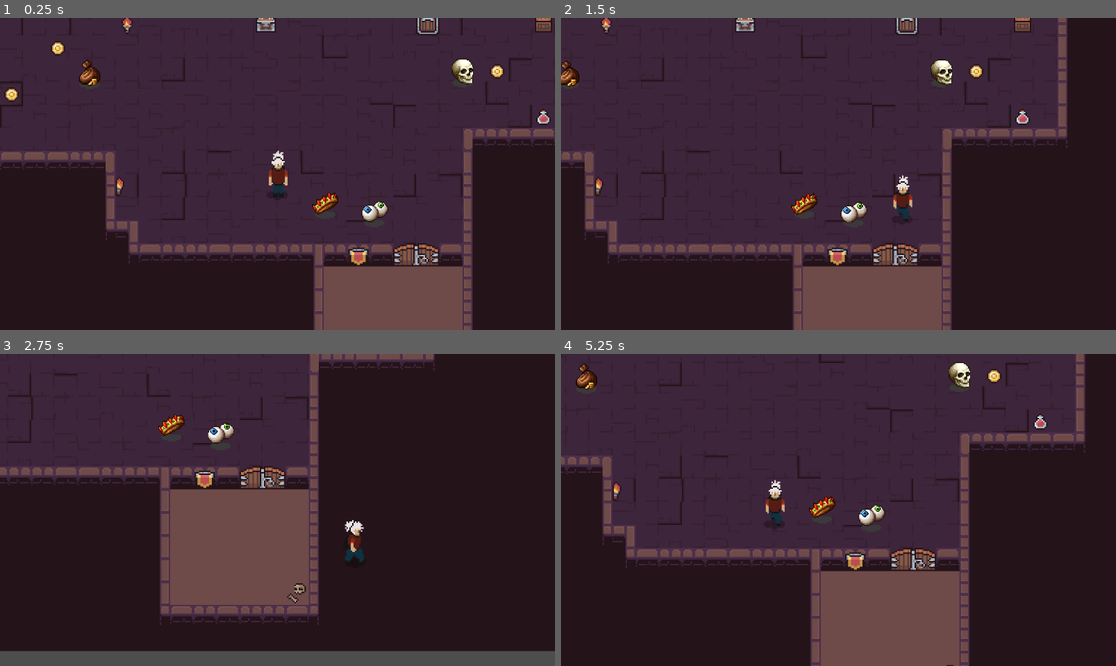
Above: before the commit, frames 1-4 (two rows, left to right).
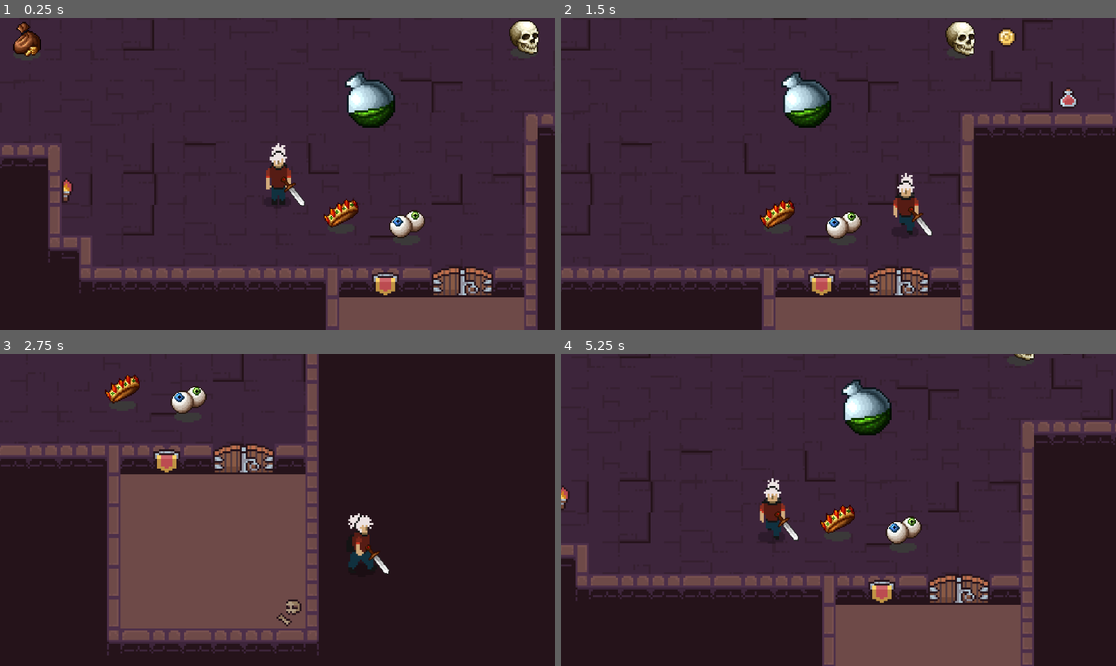
Above: after the commit, the same moments.

Repository: Abbot1227/igruha
Game: Godot game, scene res://Scenes/main.tscn
Same seed, same stepped clock (60 frames per second), same inputs: the game is played once before the commit and once after it.
Inputs:
- Up to frame 1 (0.25 s): no input
- Up to frame 2 (1.5 s): hold D (right) 0.53-1.28 s; tap Shift (shift) at 0.6 s; tap J (attack, bound only after the commit) at 0.8, 1.35 s; hold S (down) from 1.28 s (still down)
- Up to frame 3 (2.75 s): tap Shift (shift) at 1.55 s; release S (down) at 2.03 s; hold D (right) from 2.03 s (still down); hold E (interact) from 2.03 s (still down); tap J (attack, bound only after the commit) at 2.3 s
- Up to frame 4 (5.25 s): release D (right) at 2.78 s; release E (interact) at 2.78 s; hold W (up) 2.78-3.53 s; tap Shift (shift) at 2.85, 4.35 s; hold A (left) 3.53-5.03 s; tap J (attack, bound only after the commit) at 3.6, 5.1 s; hold S (down) from 5.03 s (still down)

The runs differ from the first frame. In frame 1, 26% of the frame differs, in the area x 0-100%, y 0-100%; in frame 2, 23%; in frame 3, 22%; in frame 4, 27%.

Commit message:
added enemies

Diff:
--- /dev/null
+++ b/Resources/AbstractItem.gd
@@ -0,0 +1,13 @@
+extends Sprite2D
+class_name AbstractItem
+
+var stats: Item = null:
+	set(value):
+		stats = value
+
+		if value != null:
+			texture = value.icon
+
+func _ready() -> void:
+	# testing
+	stats = ItemDatabase.get_item("test_poison")
--- /dev/null
+++ b/Resources/Item.gd
@@ -0,0 +1,16 @@
+extends Resource
+class_name Item
+
+@export var icon: Texture2D
+@export var name: String
+
+@export_enum("Weapon", "Pickuble")
+var type: String = "Weapon"
+
+@export_multiline var description: String
+
+
+signal item_used
+
+func use_item():
+	item_used.emit()
--- /dev/null
+++ b/Resources/ItemDatabase.gd
@@ -0,0 +1,19 @@
+extends Node2D
+
+var cache: Dictionary = {}
+
+@export_dir var item_folder
+
+func _ready() -> void:
+	var folder = DirAccess.open(item_folder)
+
+	folder.list_dir_begin()
+
+	var file_name: String = folder.get_next()
+
+	while file_name != "":
+		cache[file_name] = load(item_folder + "/" + file_name)
+		file_name = folder.get_next()
+
+func get_item(ID: String):
+	return cache[ID + ".tres"]
--- /dev/null
+++ b/Resources/TestItems/test_poison.tres
@@ -0,0 +1,11 @@
+[gd_resource type="Resource" script_class="Item" load_steps=3 format=3 uid="uid://lcwoam3ixp1x"]
+
+[ext_resource type="Texture2D" uid="uid://d1a84uo53fwcr" path="res://Sprites/TestSprites/Interactables/Icon21.png" id="1_xjhb7"]
+[ext_resource type="Script" path="res://Resources/Item.gd" id="2_w1ctu"]
+
+[resource]
+script = ExtResource("2_w1ctu")
+icon = ExtResource("1_xjhb7")
+name = "Poison"
+type = "Pickuble"
+description = "Bottle with weird poison"
--- /dev/null
+++ b/Resources/abstract_item.tscn
@@ -0,0 +1,6 @@
+[gd_scene load_steps=2 format=3 uid="uid://ddce8d61dk1i6"]
+
+[ext_resource type="Script" path="res://Resources/AbstractItem.gd" id="1_1116p"]
+
+[node name="AbstractItem" type="Sprite2D"]
+script = ExtResource("1_1116p")
--- /dev/null
+++ b/Resources/item_database.tscn
@@ -0,0 +1,7 @@
+[gd_scene load_steps=2 format=3 uid="uid://djbx635tmsjqx"]
+
+[ext_resource type="Script" path="res://Resources/ItemDatabase.gd" id="1_5blic"]
+
+[node name="ItemDatabase" type="Node2D"]
+script = ExtResource("1_5blic")
+item_folder = "res://Resources/TestItems"
--- a/Scenes/TestObjects/test_money_bag.tscn
+++ b/Scenes/TestObjects/test_money_bag.tscn
@@ -5,25 +5,29 @@
 [ext_resource type="PackedScene" uid="uid://vu6rn1jc6154" path="res://Scenes/Interactions/interaction_area.tscn" id="2_3pn0g"]
 [ext_resource type="Texture2D" uid="uid://cipyta5nvw3qr" path="res://Sprites/TestSprites/New Piskel-1.png.png" id="4_twnw1"]
 
-[sub_resource type="Shader" id="Shader_sisos"]
+[sub_resource type="Shader" id="Shader_bpbdm"]
 code = "shader_type canvas_item;
 
 uniform bool enable_outline = false;
 uniform vec4 outline_color: source_color;
+uniform float line_thickness : hint_range(0, 10) = 1.0;
 
 void fragment() {
 	vec4 texture_color = texture(TEXTURE, UV);
 	if (enable_outline) {
-		float size_x = 1.0/float(textureSize(TEXTURE, 0).x);
-		float size_y = 1.0/float(textureSize(TEXTURE, 0).y);
-		vec4 sprite_color = texture(TEXTURE, UV);
-		float alpha = -4.0 * sprite_color.a;
-		alpha += texture(TEXTURE, UV + vec2(size_x, 0)).a;
-		alpha += texture(TEXTURE, UV + vec2(-size_x, 0)).a;
-		alpha += texture(TEXTURE, UV + vec2(0, size_y)).a;
-		alpha += texture(TEXTURE, UV + vec2(0, -size_y)).a;
-		vec4 final_color = mix(sprite_color, outline_color, clamp(alpha, 0.0, 1.0));
-		COLOR = vec4(final_color.rgb, clamp(abs(alpha) + sprite_color.a, 0.0, 1.0));
+		vec2 size = TEXTURE_PIXEL_SIZE * line_thickness;
+		float outline = texture(TEXTURE, UV + vec2(-size.x, 0)).a;
+		outline += texture(TEXTURE, UV + vec2(0, size.y)).a;
+		outline += texture(TEXTURE, UV + vec2(size.x, 0)).a;
+		outline += texture(TEXTURE, UV + vec2(0, -size.y)).a;
+		outline += texture(TEXTURE, UV + vec2(-size.x, size.y)).a;
+		outline += texture(TEXTURE, UV + vec2(size.x, size.y)).a;
+		outline += texture(TEXTURE, UV + vec2(-size.x, -size.y)).a;
+		outline += texture(TEXTURE, UV + vec2(size.x, -size.y)).a;
+		outline = min(outline, 1.0);
+
+		vec4 color = texture(TEXTURE, UV);
+		COLOR = mix(color, outline_color, outline - color.a);
 	} else {
 		COLOR = texture_color;
 	}
@@ -32,14 +36,16 @@
 
 [sub_resource type="ShaderMaterial" id="ShaderMaterial_4016d"]
 resource_local_to_scene = true
-shader = SubResource("Shader_sisos")
+shader = SubResource("Shader_bpbdm")
 shader_parameter/enable_outline = false
 shader_parameter/outline_color = Color(1, 1, 1, 1)
+shader_parameter/line_thickness = 0.775
 
 [sub_resource type="CircleShape2D" id="CircleShape2D_x8eb2"]
 radius = 17.0
 
 [node name="TestMoneyBag" type="Node2D"]
+y_sort_enabled = true
 script = ExtResource("1_wpppp")
 
 [node name="Sprite2D" type="Sprite2D" parent="."]
--- a/Scenes/main.tscn
+++ b/Scenes/main.tscn
@@ -7,6 +7,8 @@
 [ext_resource type="Texture2D" uid="uid://dawb03uvl2b8g" path="res://Sprites/TestSprites/Interactables/Icon1.png" id="4_xefuo"]
 [ext_resource type="Texture2D" uid="uid://c76yal03fujcu" path="res://Sprites/TestSprites/Interactables/Icon13.png" id="6_rmcpb"]
 [ext_resource type="Texture2D" uid="uid://dmpnqblm2lxvv" path="res://Sprites/TestSprites/Interactables/Icon20.png" id="7_ysf0q"]
+[ext_resource type="PackedScene" uid="uid://ddce8d61dk1i6" path="res://Resources/abstract_item.tscn" id="9_o3kbi"]
+[ext_resource type="Texture2D" uid="uid://v3ldh3shpqv3" path="res://Sprites/TestSprites/background.png" id="10_87v6r"]
 
 [sub_resource type="TileSetAtlasSource" id="TileSetAtlasSource_7hmps"]
 texture = ExtResource("2_5ydum")
@@ -228,3 +230,12 @@
 [node name="TestMoneyBag4" parent="." instance=ExtResource("3_3fnbp")]
 position = Vector2(33, 21)
 item_sprite = ExtResource("7_ysf0q")
+
+[node name="Background" type="Sprite2D" parent="."]
+z_index = -10
+position = Vector2(575, -74)
+scale = Vector2(0.2, 0.2)
+texture = ExtResource("10_87v6r")
+
+[node name="AbstractItem" parent="." instance=ExtResource("9_o3kbi")]
+position = Vector2(48, -38)
--- a/Scenes/player.tscn
+++ b/Scenes/player.tscn
@@ -14,10 +14,8 @@
 [ext_resource type="Texture2D" uid="uid://bh7dhmaahb8hd" path="res://Sprites/Player/_right walk.png" id="11_qhdb1"]
 [ext_resource type="Texture2D" uid="uid://ckgav2gw4nf4m" path="res://Sprites/Player/_up walk.png" id="12_btlqh"]
 [ext_resource type="PackedScene" uid="uid://bg5lheg46251w" path="res://Scenes/dash.tscn" id="14_kp7r3"]
-
-[sub_resource type="CapsuleShape2D" id="CapsuleShape2D_qpsrn"]
-radius = 7.0
-height = 32.0
+[ext_resource type="Texture2D" uid="uid://dy0ywevv7py1u" path="res://Sprites/TestSprites/Weapons/Sword01.png" id="15_syfob"]
+[ext_resource type="Script" path="res://Scripts/Weapons/weapon.gd" id="15_uc6p2"]
 
 [sub_resource type="Shader" id="Shader_3krcf"]
 code = "shader_type canvas_item;
@@ -817,21 +815,217 @@
 states/Walk/position = Vector2(577, 100)
 transitions = ["Start", "Idle", SubResource("AnimationNodeStateMachineTransition_343gd"), "Idle", "Walk", SubResource("AnimationNodeStateMachineTransition_ypkgw"), "Walk", "Idle", SubResource("AnimationNodeStateMachineTransition_2ps8d")]
 
+[sub_resource type="RectangleShape2D" id="RectangleShape2D_8jcme"]
+size = Vector2(7, 12)
+
+[sub_resource type="SegmentShape2D" id="SegmentShape2D_i746g"]
+a = Vector2(1, -1)
+b = Vector2(-7, 7)
+
+[sub_resource type="Animation" id="Animation_tr6cs"]
+resource_name = "attack_right"
+length = 0.7
+tracks/0/type = "value"
+tracks/0/imported = false
+tracks/0/enabled = true
+tracks/0/path = NodePath(".:position")
+tracks/0/interp = 1
+tracks/0/loop_wrap = true
+tracks/0/keys = {
+"times": PackedFloat32Array(0, 0.1, 0.2, 0.3, 0.4, 0.5, 0.6),
+"transitions": PackedFloat32Array(1, 1, 1, 1, 1, 1, 1),
+"update": 0,
+"values": [Vector2(7, 10), Vector2(8, 9), Vector2(8, 7), Vector2(9, 6), Vector2(9, 4), Vector2(9, 2), Vector2(6, 0)]
+}
+tracks/1/type = "value"
+tracks/1/imported = false
+tracks/1/enabled = true
+tracks/1/path = NodePath(".:rotation")
+tracks/1/interp = 1
+tracks/1/loop_wrap = true
+tracks/1/keys = {
+"times": PackedFloat32Array(0, 0.1, 0.2, 0.3, 0.4, 0.5, 0.6),
+"transitions": PackedFloat32Array(1, 1, 1, 1, 1, 1, 1),
+"update": 0,
+"values": [1.69471, 1.2706, 0.705113, 0.280998, 0.00174533, -0.280998, -0.42237]
+}
+tracks/2/type = "value"
+tracks/2/imported = false
+tracks/2/enabled = true
+tracks/2/path = NodePath("Hitbox/CollisionShape2D:disabled")
+tracks/2/interp = 1
+tracks/2/loop_wrap = true
+tracks/2/keys = {
+"times": PackedFloat32Array(0, 0.1, 0.7),
+"transitions": PackedFloat32Array(1, 1, 1),
+"update": 1,
+"values": [true, false, true]
+}
+
+[sub_resource type="Animation" id="Animation_3bu13"]
+resource_name = "attack_left"
+length = 0.6
+tracks/0/type = "value"
+tracks/0/imported = false
+tracks/0/enabled = true
+tracks/0/path = NodePath(".:position")
+tracks/0/interp = 1
+tracks/0/loop_wrap = true
+tracks/0/keys = {
+"times": PackedFloat32Array(0, 0.1, 0.2, 0.3, 0.4, 0.5),
+"transitions": PackedFloat32Array(1, 1, 1, 1, 1, 1),
+"update": 0,
+"values": [Vector2(-1.19209e-07, 9), Vector2(-5, 10), Vector2(-10, 6), Vector2(-9, 5), Vector2(-8, 1), Vector2(-5, -3)]
+}
+tracks/1/type = "value"
+tracks/1/imported = false
+tracks/1/enabled = true
+tracks/1/path = NodePath(".:rotation")
+tracks/1/interp = 1
+tracks/1/loop_wrap = true
+tracks/1/keys = {
+"times": PackedFloat32Array(0, 0.1, 0.2, 0.3, 0.4, 0.5),
+"transitions": PackedFloat32Array(1, 1, 1, 1, 1, 1),
+"update": 0,
+"values": [2.11883, 3.10669, 3.67217, 3.95492, 4.23766, 4.80315]
+}
+tracks/2/type = "value"
+tracks/2/imported = false
+tracks/2/enabled = true
+tracks/2/path = NodePath("Hitbox/CollisionShape2D:disabled")
+tracks/2/interp = 1
+tracks/2/loop_wrap = true
+tracks/2/keys = {
+"times": PackedFloat32Array(0, 0.1, 0.6),
+"transitions": PackedFloat32Array(1, 1, 1),
+"update": 1,
+"values": [true, false, true]
+}
+
+[sub_resource type="Animation" id="Animation_bey83"]
+resource_name = "attack_down"
+
+[sub_resource type="Animation" id="Animation_43xw5"]
+resource_name = "attack_up"
+
+[sub_resource type="Animation" id="Animation_cbwb4"]
+length = 0.001
+tracks/0/type = "value"
+tracks/0/imported = false
+tracks/0/enabled = true
+tracks/0/path = NodePath(".:position")
+tracks/0/interp = 1
+tracks/0/loop_wrap = true
+tracks/0/keys = {
+"times": PackedFloat32Array(0),
+"transitions": PackedFloat32Array(1),
+"update": 0,
+"values": [Vector2(8, 9)]
+}
+tracks/1/type = "value"
+tracks/1/imported = false
+tracks/1/enabled = true
+tracks/1/path = NodePath(".:rotation")
+tracks/1/interp = 1
+tracks/1/loop_wrap = true
+tracks/1/keys = {
+"times": PackedFloat32Array(0),
+"transitions": PackedFloat32Array(1),
+"update": 0,
+"values": [1.69471]
+}
+tracks/2/type = "value"
+tracks/2/imported = false
+tracks/2/enabled = true
+tracks/2/path = NodePath("Hitbox/CollisionShape2D:disabled")
+tracks/2/interp = 1
+tracks/2/loop_wrap = true
+tracks/2/keys = {
+"times": PackedFloat32Array(0),
+"transitions": PackedFloat32Array(1),
+"update": 1,
+"values": [false]
+}
+
+[sub_resource type="Animation" id="Animation_5uyg2"]
+resource_name = "idle_right"
+tracks/0/type = "value"
+tracks/0/imported = false
+tracks/0/enabled = true
+tracks/0/path = NodePath(".:position")
+tracks/0/interp = 1
+tracks/0/loop_wrap = true
+tracks/0/keys = {
+"times": PackedFloat32Array(0),
+"transitions": PackedFloat32Array(1),
+"update": 0,
+"values": [Vector2(8, 2)]
+}
+tracks/1/type = "value"
+tracks/1/imported = false
+tracks/1/enabled = true
+tracks/1/path = NodePath(".:rotation")
+tracks/1/interp = 1
+tracks/1/loop_wrap = true
+tracks/1/keys = {
+"times": PackedFloat32Array(0),
+"transitions": PackedFloat32Array(1),
+"update": 0,
+"values": [0.0]
+}
+
+[sub_resource type="Animation" id="Animation_pbkbv"]
+resource_name = "idle_left"
+length = 0.1
+tracks/0/type = "value"
+tracks/0/imported = false
+tracks/0/enabled = true
+tracks/0/path = NodePath(".:position")
+tracks/0/interp = 1
+tracks/0/loop_wrap = true
+tracks/0/keys = {
+"times": PackedFloat32Array(0),
+"transitions": PackedFloat32Array(1),
+"update": 0,
+"values": [Vector2(-8, 2)]
+}
+tracks/1/type = "value"
+tracks/1/imported = false
+tracks/1/enabled = true
+tracks/1/path = NodePath(".:rotation")
+tracks/1/interp = 1
+tracks/1/loop_wrap = true
+tracks/1/keys = {
+"times": PackedFloat32Array(0),
+"transitions": PackedFloat32Array(1),
+"update": 0,
+"values": [4.71239]
+}
+
+[sub_resource type="AnimationLibrary" id="AnimationLibrary_s1l4h"]
+_data = {
+"RESET": SubResource("Animation_cbwb4"),
+"attack_down": SubResource("Animation_bey83"),
+"attack_left": SubResource("Animation_3bu13"),
+"attack_right": SubResource("Animation_tr6cs"),
+"attack_up": SubResource("Animation_43xw5"),
+"idle_left": SubResource("Animation_pbkbv"),
+"idle_right": SubResource("Animation_5uyg2")
+}
+
 [node name="Player" type="CharacterBody2D" groups=["player"]]
 collision_layer = 2
 script = ExtResource("1_jd4l0")
 
-[node name="CollisionShape2D" type="CollisionShape2D" parent="."]
-shape = SubResource("CapsuleShape2D_qpsrn")
-
 [node name="Anim" type="AnimatedSprite2D" parent="."]
+y_sort_enabled = true
 material = SubResource("ShaderMaterial_gy1ts")
 sprite_frames = SubResource("SpriteFrames_do5i4")
 animation = &"idle_down"
 frame = 1
 
 [node name="TestCamera" type="Camera2D" parent="."]
-zoom = Vector2(3, 3)
+zoom = Vector2(4, 4)
 position_smoothing_enabled = true
 drag_horizontal_enabled = true
 drag_vertical_enabled = true
@@ -851,3 +1045,28 @@
 parameters/Walk/blend_position = Vector2(0, 0)
 
 [node name="Dash" parent="." instance=ExtResource("14_kp7r3")]
+
+[node name="CollisionShape2D" type="CollisionShape2D" parent="."]
+position = Vector2(0.5, 10)
+shape = SubResource("RectangleShape2D_8jcme")
+
+[node name="Weapon" type="Node2D" parent="."]
+z_index = 8
+position = Vector2(8, 9)
+rotation = 1.69471
+script = ExtResource("15_uc6p2")
+
+[node name="Sprite2D" type="Sprite2D" parent="Weapon"]
+scale = Vector2(0.5, 0.5)
+texture = ExtResource("15_syfob")
+
+[node name="Hitbox" type="Area2D" parent="Weapon"]
+
+[node name="CollisionShape2D" type="CollisionShape2D" parent="Weapon/Hitbox"]
+position = Vector2(6, -6)
+shape = SubResource("SegmentShape2D_i746g")
+
+[node name="AnimationPlayer" type="AnimationPlayer" parent="Weapon"]
+libraries = {
+"": SubResource("AnimationLibrary_s1l4h")
+}
--- a/Scripts/Player/player.gd
+++ b/Scripts/Player/player.gd
@@ -10,10 +10,29 @@
 @onready var animation_state = animation_tree.get("parameters/playback")
 @onready var dash: Node2D = $Dash
 
+enum states {MOVE, ATTACK}
+var current_state = states.MOVE
+
+var direction: Vector2
+
+func _ready() -> void:
+	pass
+
 func _physics_process(_delta: float) -> void:
-	# Move in 4 directions
-	var direction: Vector2 = Input.get_vector("left", "right", "up", "down").normalized()
+	match current_state:
+		states.MOVE:
+			move()
+		states.ATTACK:
+			attack()
 
+func _process(_delta: float) -> void:
+	pass
+
+func move() -> void:
+	# Get movement direction and normalize it
+	direction = Input.get_vector("left", "right", "up", "down").normalized()
+
+	# If direction is not Vector2.ZERO
 	if direction:
 		animation_tree.set("parameters/Idle/blend_position", direction)
 		animation_tree.set("parameters/Walk/blend_position", direction)
@@ -25,13 +44,19 @@
 		var move_speed: float = dash_speed if dash.is_dashing() else speed
 
 		velocity = direction * move_speed
-		# velocity.x = move_toward(velocity.x, direction.x * move_speed, 10)
-		# velocity.y = move_toward(velocity.y, direction.y * move_speed, 10)
 	else:
 		animation_state.travel("Idle")
 		velocity = Vector2.ZERO
 
+	if Input.is_action_just_pressed("attack"):
+		current_state = states.ATTACK
+
 	move_and_slide()
 
-func _process(_delta: float) -> void:
-	pass
+func attack() -> void:
+	var weapon = $Weapon
+	weapon.play_atack(direction)
+	current_state = states.MOVE
+
+func on_states_reset() -> void:
+	current_state = states.MOVE
--- /dev/null
+++ b/Scripts/TestScripts/test_enemy.gd
@@ -0,0 +1,14 @@
+extends CharacterBody2D
+
+var speed = 50
+var player_position
+var target_position
+@onready var player = get_parent().get_node("Player")
+
+func _process(delta):
+	player_position = player.position
+	target_position = (player_position - position).normalized()
+
+	if position.distance_to(player_position) > 3:
+		velocity = target_position * speed
+		move_and_slide()
--- /dev/null
+++ b/Scripts/Weapons/weapon.gd
@@ -0,0 +1,18 @@
+extends Node2D
+class_name Weapon
+
+@onready var hitbox: Area2D = $Hitbox
+@onready var animation_player: AnimationPlayer = $AnimationPlayer
+
+@export var weapon_name: String
+@export var weight: float
+@export_multiline var description: String
+
+func play_atack(direction: Vector2) -> void:
+	if !animation_player.is_playing():
+		if direction == Vector2.ZERO:
+			animation_player.play("attack_left")
+			await animation_player.animation_finished
+			animation_player.play("idle_left")
+		elif direction.y == -1:
+			animation_player.play("attack_right")
--- a/Shaders/sprite_outline.gdshader
+++ b/Shaders/sprite_outline.gdshader
@@ -2,20 +2,24 @@
 
 uniform bool enable_outline = false;
 uniform vec4 outline_color: source_color;
+uniform float line_thickness : hint_range(0, 10) = 1.0;
 
 void fragment() {
 	vec4 texture_color = texture(TEXTURE, UV);
 	if (enable_outline) {
-		float size_x = 1.0/float(textureSize(TEXTURE, 0).x);
-		float size_y = 1.0/float(textureSize(TEXTURE, 0).y);
-		vec4 sprite_color = texture(TEXTURE, UV);
-		float alpha = -4.0 * sprite_color.a;
-		alpha += texture(TEXTURE, UV + vec2(size_x, 0)).a;
-		alpha += texture(TEXTURE, UV + vec2(-size_x, 0)).a;
-		alpha += texture(TEXTURE, UV + vec2(0, size_y)).a;
-		alpha += texture(TEXTURE, UV + vec2(0, -size_y)).a;
-		vec4 final_color = mix(sprite_color, outline_color, clamp(alpha, 0.0, 1.0));
-		COLOR = vec4(final_color.rgb, clamp(abs(alpha) + sprite_color.a, 0.0, 1.0));
+		vec2 size = TEXTURE_PIXEL_SIZE * line_thickness;
+		float outline = texture(TEXTURE, UV + vec2(-size.x, 0)).a;
+		outline += texture(TEXTURE, UV + vec2(0, size.y)).a;
+		outline += texture(TEXTURE, UV + vec2(size.x, 0)).a;
+		outline += texture(TEXTURE, UV + vec2(0, -size.y)).a;
+		outline += texture(TEXTURE, UV + vec2(-size.x, size.y)).a;
+		outline += texture(TEXTURE, UV + vec2(size.x, size.y)).a;
+		outline += texture(TEXTURE, UV + vec2(-size.x, -size.y)).a;
+		outline += texture(TEXTURE, UV + vec2(size.x, -size.y)).a;
+		outline = min(outline, 1.0);
+
+		vec4 color = texture(TEXTURE, UV);
+		COLOR = mix(color, outline_color, outline - color.a);
 	} else {
 		COLOR = texture_color;
 	}
--- /dev/null
+++ b/Weapons/weapon.tscn
@@ -0,0 +1,12 @@
+[gd_scene load_steps=2 format=3 uid="uid://cqjvghgptndd5"]
+
+[ext_resource type="Script" path="res://Scripts/Weapons/weapon.gd" id="1_tjbys"]
+
+[node name="Weapon" type="Node2D"]
+script = ExtResource("1_tjbys")
+
+[node name="Sprite2D" type="Sprite2D" parent="."]
+
+[node name="Hitbox" type="Area2D" parent="."]
+
+[node name="CollisionShape2D" type="CollisionShape2D" parent="Hitbox"]
--- a/project.godot
+++ b/project.godot
@@ -18,6 +18,7 @@
 [autoload]
 
 InteractionManager="*res://Scenes/Interactions/interaction_manager.tscn"
+ItemDatabase="*res://Resources/item_database.tscn"
 
 [input]
 
@@ -51,6 +52,11 @@
 "events": [Object(InputEventKey,"resource_local_to_scene":false,"resource_name":"","device":-1,"window_id":0,"alt_pressed":false,"shift_pressed":false,"ctrl_pressed":false,"meta_pressed":false,"pressed":false,"keycode":0,"physical_keycode":69,"key_label":0,"unicode":101,"echo":false,"script":null)
 ]
 }
+attack={
+"deadzone": 0.5,
+"events": [Object(InputEventKey,"resource_local_to_scene":false,"resource_name":"","device":-1,"window_id":0,"alt_pressed":false,"shift_pressed":false,"ctrl_pressed":false,"meta_pressed":false,"pressed":false,"keycode":0,"physical_keycode":74,"key_label":0,"unicode":106,"echo":false,"script":null)
+]
+}
 
 [rendering]
 
Not shown: 1 places in Scenes/main.tscn that only renumber resources
Not shown: 1 places in Scenes/player.tscn that only renumber resources
Binary file added: Sprites/TestSprites/Weapons/Battleaxe01.png
Not shown, added: Sprites/TestSprites/Weapons/Battleaxe01.png.import
Not shown, added: Sprites/TestSprites/Weapons/Scimitar01.png.import
Not shown, added: Sprites/TestSprites/Weapons/Scythe01.png.import
Not shown, added: Sprites/TestSprites/Weapons/Spear01.png.import
Binary file added: Sprites/TestSprites/Weapons/Sword01.png
Not shown, added: Sprites/TestSprites/Weapons/Sword01.png.import
Binary file added: Sprites/TestSprites/background.png
Not shown, added: Sprites/TestSprites/background.png.import
Not shown, added: Sprites/TestSprites/spritesheet.png.import
(and 3 more such lines)
